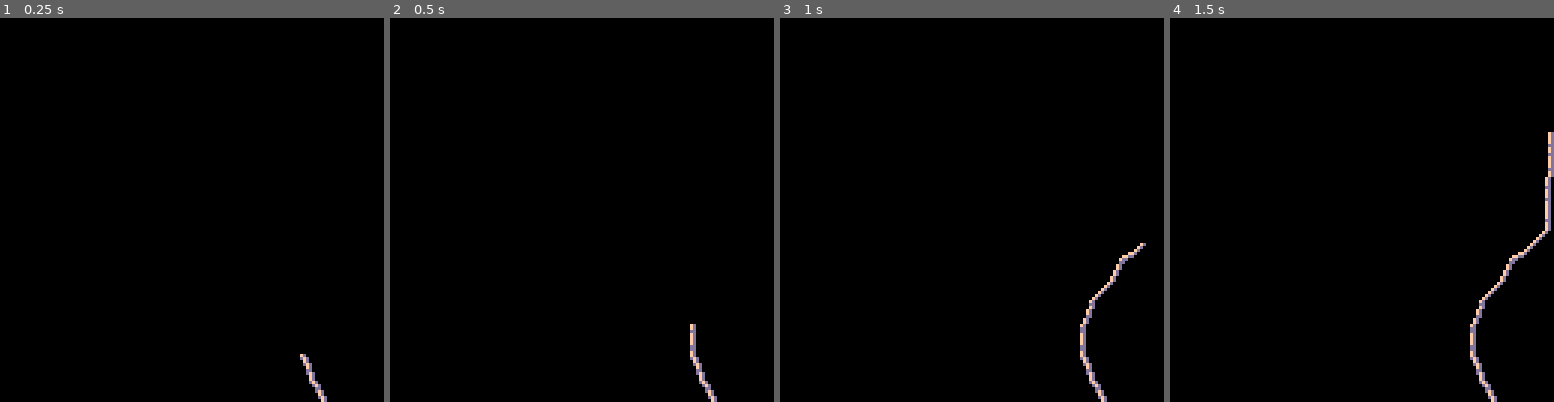
Above: before the commit, frames 1-4 (left to right).
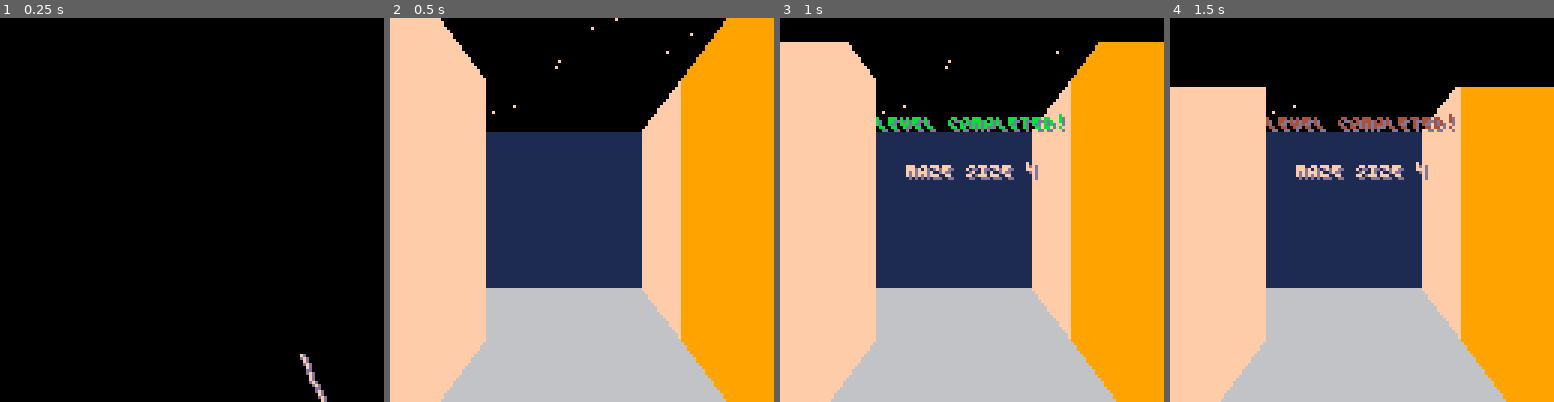
Above: after the commit, the same moments.

Repository: hypp/ld48
Game: PICO-8 cartridge carts/ld48.p8
Two runs of this game, one before a commit and one after it. Both use one fixed random seed, a clock stepped at 60 frames per second and the inputs below.
Inputs:
- Up to frame 1 (0.25 s): no input
- Up to frame 2 (0.5 s): tap X (X key) at 0.33 s
- Up to frame 3 (1 s): tap O (Z key) at 0.7 s
- Up to frame 4 (1.5 s): tap X (X key) at 1.07 s

Frame 1 is identical in both runs. In frame 2, 84% of the frame differs, in the area x 0-100%, y 0-100%; in frame 3, 83%; in frame 4, 78%.

Commit message:
start game with x

Diff:
--- a/carts/ld48.p8
+++ b/carts/ld48.p8
@@ -867,6 +867,14 @@
         "show map with ❎",
         "fire with 🅾️",
         "press ❎ to start",
+        "",
+        "By the way",
+        "No real 3d here!",
+        "This is a Wolfenstein 3d style",
+        "raycaster",
+        "combined with a recursive",
+        "backtracking maze generator",
+        ""
     }
 
     current_state = state_play_intro
@@ -880,6 +888,11 @@
             intro.msg_counter -= #intro.msgs
         end
     end
+
+  if btnp(5) then
+    current_state = state_end_intro
+  end
+
 end
 
 function intro_draw()
@@ -915,11 +928,7 @@
             intro.current_y = intro.start_y
             intro.msg_counter += 1
         end
-
-    end
-
-
-
+    end
 end
 
 
@@ -935,6 +944,7 @@
     elseif current_state == state_play_intro then
         intro_update()
     elseif current_state == state_end_intro then
+        current_state = state_init_level
 
     elseif current_state == state_init_level then
         level_init_update()
